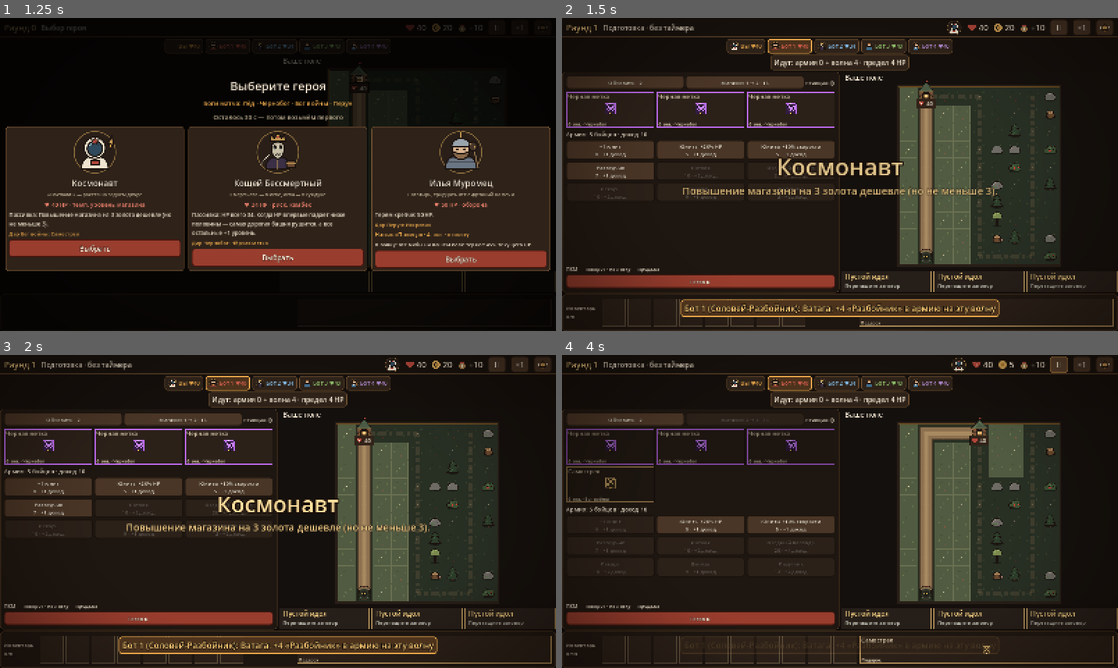
Above: before the commit, frames 1-4 (two rows, left to right).
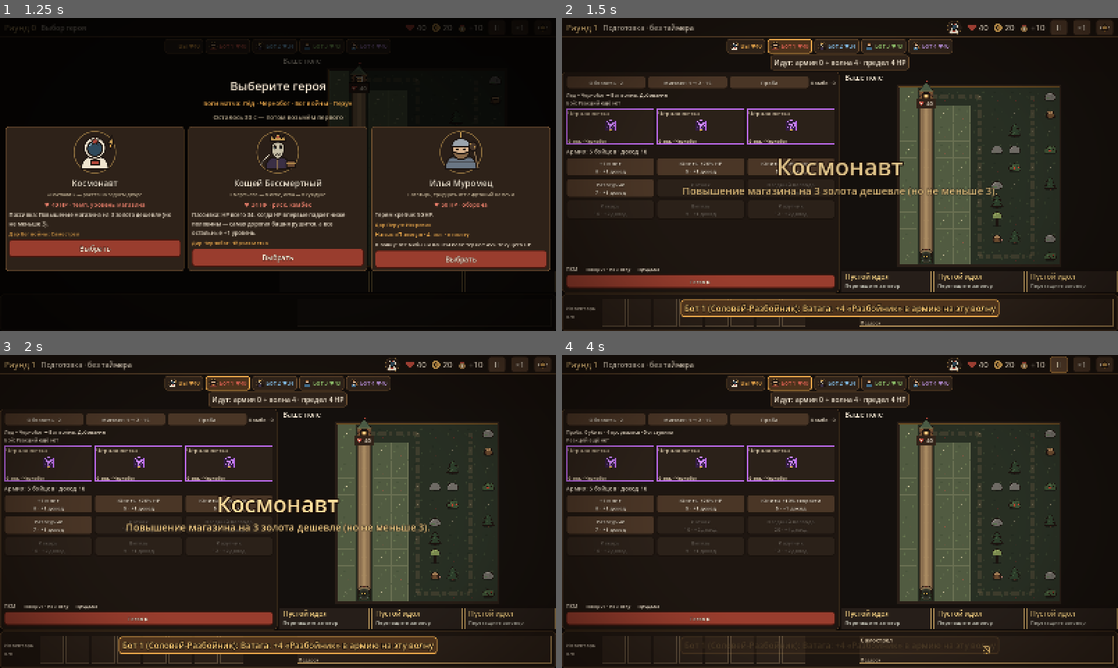
Above: after the commit, the same moments.

Repository: mewin1/godot-game
Game: Godot game, scene res://scenes/main_menu.tscn
Same seed, same stepped clock (60 frames per second), same inputs: the game is played once before the commit and once after it.
Inputs (mouse positions are in pixels of both pictures, inside the frame that each line leads up to):
- Up to frame 1 (1.25 s): click "Играть" at 0.5 s
- Up to frame 2 (1.5 s): click "Выбрать" at 1.25 s
- Up to frame 3 (2 s): no input
- Up to frame 4 (4 s): click (767, 420) at 2 s, where only the run after the commit has a clickable "Проба"; click "II" at 2.75 s; click "▶" at 3.5 s

Frame 1 is identical in both runs. In frame 2, 7.2% of the frame differs, in the area x 0-50%, y 18-64%; in frame 3, 7.2%; in frame 4, 10%, in the area x 0-83%, y 0-99%.

Commit message:
Показать сочетания драфта и добавить безопасную пробу защиты

Diff:
--- a/src/analytics/match_logger.gd
+++ b/src/analytics/match_logger.gd
@@ -6,8 +6,9 @@
 ## игра) логов не оставляют.
 ## События: match_start, round_start, command, wave_start, round_end, eliminated, match_end.
 
-const LOG_VERSION: int = 5
-
+const LOG_VERSION: int = 6
+
+var _started_msec: int = Time.get_ticks_msec()
 var _sim: MatchSim
 var _path: String = ""
 var _file: FileAccess
@@ -55,6 +56,7 @@
 func _write(event: Dictionary) -> void:
 	if _is_closed:
 		return
+	event["elapsed_msec"] = Time.get_ticks_msec() - _started_msec
 	var line: String = JSON.stringify(event)
 	if _file != null:
 		_file.store_line(line)
@@ -87,7 +89,7 @@
 				"bot_army_share": _sim.get_bot_army_share(player.index)})
 	var event: Dictionary = {"event": "match_start", "version": LOG_VERSION, "source": source,
 			"players": players, "config": _config_numbers(),
-			"active_gods": _sim.active_gods,
+			"active_gods": _sim.active_gods, "manual_preparation": _sim.config.prep_requires_ready,
 			"config_path": _sim.config.resource_path, "bot_version": BotBrain.VERSION}
 	event.merge(extra)
 	_write(event)
@@ -180,6 +182,7 @@
 		snapshot["kill_gold"] = _kill_gold[index]
 		snapshot["leaks"] = _leaks[index]
 		snapshot["army_damage"] = _sim.players[index].army_damage_dealt
+		snapshot["reactions"] = _sim.players[index].field.reaction_counts.duplicate()
 	_write({"event": "round_end", "round": round_number, "tick": _sim.tick_count,
 			"wave_ticks": _sim.phase_tick, "players": players})
 	if _is_closed or (_file == null and not _open_file()):
--- a/src/sim/curse_combat.gd
+++ b/src/sim/curse_combat.gd
@@ -13,12 +13,13 @@
 
 
 ## Лёд один раз продлевает задержку и усиливает накопленный взрыв.
-static func conserve(mob: MobState, rule: ReactionData) -> void:
+static func conserve(mob: MobState, rule: ReactionData) -> bool:
 	if mob.is_conserved or mob.curse_ticks_left <= 0:
-		return
+		return false
 	mob.is_conserved = true
 	mob.curse_ticks_left += rule.curse_extra_ticks
 	mob.curse_damage = mob.curse_damage * rule.curse_damage_percent / 100
+	return true
 
 
 ## Взрыв перескакивает на ближайшего мокрого в радиусе; равенство решает id.
--- a/src/sim/data/game_config.gd
+++ b/src/sim/data/game_config.gd
@@ -190,3 +190,14 @@
 func get_level_damage(base_damage: int, tower_level: int) -> int:
 	var index: int = clampi(tower_level, 1, level_damage_percent.size()) - 1
 	return base_damage * level_damage_percent[index] / 100
+
+
+## Общий профиль перемотки для матча и безопасной пробы защиты.
+func get_battle_speed_at(real_tick: int) -> int:
+	if not synchronized_battle:
+		return 1
+	var speed_index: int = 0
+	for threshold: int in battle_speed_thresholds:
+		if real_tick > threshold:
+			speed_index += 1
+	return battle_speeds[speed_index]
--- /dev/null
+++ b/src/sim/defense_trial.gd
@@ -0,0 +1,39 @@
+class_name DefenseTrial
+extends RefCounted
+## Бесплатная проба на отдельном поле. Не меняет деньги, HP и RNG настоящего матча.
+
+var killed: int = 0
+var breached: int = 0
+var retreated: int = 0
+var total: int = 0
+var reactions: Dictionary[StringName, int] = {}
+
+
+## Текущие башни/пассивки против известной армии и базовой волны; без активных навыков.
+static func run(sim: MatchSim, player_index: int) -> DefenseTrial:
+	var result: DefenseTrial = DefenseTrial.new()
+	var player: PlayerState = sim.players[player_index]
+	var field: FieldState = FieldState.new(sim.config, player.shop.level)
+	field.copy_towers_from(player.field)
+	field.mob_killed.connect(func(_mob: MobState) -> void: result.killed += 1)
+	field.mob_breached.connect(func(_mob: MobState) -> void: result.breached += 1)
+	var incoming: Array[MobState] = sim.build_incoming_armies(player_index)
+	result.total = WaveBuilder.build_base_wave(sim.config, sim.round_number).size() + incoming.size()
+	field.start_wave()
+	WaveBuilder.schedule_wave(sim.config, field, sim.round_number, incoming)
+	_run_battle(sim.config, field)
+	result.retreated = result.total - result.killed - result.breached
+	result.reactions = field.reaction_counts.duplicate()
+	return result
+
+
+static func _run_battle(config: GameConfig, field: FieldState) -> void:
+	var limit: int = config.battle_real_ticks if config.synchronized_battle \
+			else config.wave_max_ticks + config.wave_enrage_extra_ticks
+	for real_tick: int in range(1, limit + 1):
+		if not config.synchronized_battle and real_tick > config.wave_max_ticks:
+			field.enrage()
+		for substep: int in config.get_battle_speed_at(real_tick):
+			field.tick()
+			if field.is_wave_done():
+				return
--- a/src/sim/divine_combat.gd
+++ b/src/sim/divine_combat.gd
@@ -122,10 +122,11 @@
 			mob.freeze_ticks_left = maxi(mob.freeze_ticks_left, reaction.freeze_ticks)
 		if reaction.makes_contagious:
 			mob.is_contagious = true
+		var has_reacted: bool = true
 		if reaction.curse_extra_ticks > 0:
-			CurseCombat.conserve(mob, reaction)
-		if reaction.chain_chance_bonus == 0:
-			field.effect_played.emit(reaction.id, mob)
+			has_reacted = CurseCombat.conserve(mob, reaction)
+		if has_reacted and reaction.chain_chance_bonus == 0:
+			field.trigger_reaction(reaction.id, mob)
 	var was_burning: bool = mob.burn_ticks_left > 0
 	if was_burning:
 		damage += damage * tower.data.burning_target_bonus_percent / 100
@@ -207,7 +208,7 @@
 		if next_target == null:
 			return
 		if visited.size() == 1:
-			field.effect_played.emit(&"chain", mob)
+			field.trigger_reaction(&"chain", mob)
 		visited.append(next_target)
 		field.lightning_fired.emit(field.get_mob_position(previous),
 				field.get_mob_position(next_target))
--- a/src/sim/field_state.gd
+++ b/src/sim/field_state.gd
@@ -27,6 +27,8 @@
 var towers: Array[TowerState] = []
 var mobs: Array[MobState] = []
 var wave_tick: int = 0
+## Только наблюдение: счётчики не участвуют в исходе боя и не входят в хэш.
+var reaction_counts: Dictionary[StringName, int] = {}
 var idols: Array[IdolState] = []
 ## Время волны вышло: мобы бегут быстрее (см. GameConfig.wave_enrage_speed_percent).
 var is_enraged: bool = false
@@ -248,6 +250,7 @@
 
 
 func start_wave() -> void:
+	reaction_counts.clear()
 	wave_tick = 0
 	is_enraged = false
 	silence_ticks_left = 0
@@ -769,3 +772,9 @@
 func end_visual_step() -> void:
 	for mob: MobState in mobs:
 		mob.previous_progress = mob.visual_start_progress
+
+
+## Регистрирует настоящее срабатывание для отчёта и отображения.
+func trigger_reaction(reaction_id: StringName, mob: MobState) -> void:
+	reaction_counts[reaction_id] = reaction_counts.get(reaction_id, 0) + 1
+	effect_played.emit(reaction_id, mob)
--- a/src/sim/match_sim.gd
+++ b/src/sim/match_sim.gd
@@ -598,8 +598,4 @@
 func get_battle_speed() -> int:
 	if phase != Phase.WAVE or not config.synchronized_battle:
 		return 1
-	var speed_index: int = 0
-	for threshold: int in config.battle_speed_thresholds:
-		if phase_tick > threshold:
-			speed_index += 1
-	return config.battle_speeds[speed_index]
+	return config.get_battle_speed_at(phase_tick)
--- a/src/sim/wind_reactions.gd
+++ b/src/sim/wind_reactions.gd
@@ -27,7 +27,7 @@
 		target.wind_reaction_cooldown = maxi(target.wind_reaction_cooldown, rule.interval_ticks)
 	if mob.freeze_ticks_left <= 0 and mob.stun_ticks_left <= 0:
 		mob.progress = mini(field.get_path_end_progress(), mob.progress + rule.push_milli)
-	field.effect_played.emit(rule.id, mob)
+	field.trigger_reaction(rule.id, mob)
 
 
 static func _spread(source: MobState, target: MobState, status: StringName,
--- a/src/ui/reaction_guide.gd
+++ b/src/ui/reaction_guide.gd
@@ -13,3 +13,136 @@
 		lines.append("%s · %s" % [rule.display_name, rule.explanation])
 	lines.append("Заряд + Лёд: сосуществуют; Война связывает пары без прямой реакции.")
 	return "\n".join(lines)
+
+
+## Доступные пары и физические мосты именно этого матча, из настоящих ресурсов.
+static func draft_recipes(config: GameConfig, gods: Array[StringName]) -> PackedStringArray:
+	var result: PackedStringArray = []
+	for rule: ReactionData in config.reactions:
+		if rule.minimum_statuses >= 2:
+			_append_bridges(result, config, gods, rule)
+			continue
+		for source: StringName in gods:
+			if not _god_statuses(config, source).has(rule.required):
+				continue
+			for finisher: StringName in gods:
+				if source == finisher or not _god_elements(config, finisher).has(rule.incoming):
+					continue
+				var line: String = "%s → %s: %s" % [IdolSlot.god_name(source),
+						IdolSlot.god_name(finisher), rule.display_name]
+				if not result.has(line):
+					result.append(line)
+	_append_freeze_finishers(result, config, gods)
+	return result
+
+
+## Короткий отчёт заканчивающегося/прошлого боя, не предполагает срабатывания заранее.
+static func battle_report(config: GameConfig, counts: Dictionary[StringName, int]) -> String:
+	var parts: PackedStringArray = []
+	for rule: ReactionData in config.reactions:
+		var count: int = counts.get(rule.id, 0)
+		if count > 0:
+			parts.append("%s ×%d" % [rule.display_name, count])
+	return "Реакций ещё нет" if parts.is_empty() else " · ".join(parts)
+
+
+static func _append_bridges(result: PackedStringArray, config: GameConfig,
+		gods: Array[StringName], rule: ReactionData) -> void:
+	for finisher: StringName in gods:
+		if not _god_elements(config, finisher).has(rule.incoming):
+			continue
+		for a: int in gods.size():
+			var first: Array[StringName] = _god_statuses(config, gods[a])
+			if first.is_empty() or gods[a] == finisher:
+				continue
+			for b: int in range(a + 1, gods.size()):
+				var second: Array[StringName] = _god_statuses(config, gods[b])
+				if second.is_empty() or gods[b] == finisher or first[0] == second[0]:
+					continue
+				if not _can_keep_both(config, gods[a], gods[b]):
+					continue
+				result.append("%s + %s → %s: %s" % [IdolSlot.god_name(gods[a]),
+						IdolSlot.god_name(gods[b]), IdolSlot.god_name(finisher), rule.display_name])
+
+
+static func _god_statuses(config: GameConfig, god: StringName) -> Array[StringName]:
+	var result: Array[StringName] = []
+	for tower: TowerData in config.towers:
+		if tower.god != god:
+			continue
+		if tower.wet_ticks > 0 and not result.has(&"wet"):
+			result.append(&"wet")
+		if tower.burn_percent > 0 and not result.has(&"burn"):
+			result.append(&"burn")
+		if tower.charge_ticks > 0 and not result.has(&"charge"):
+			result.append(&"charge")
+		if tower.cold_ticks > 0 and not result.has(&"cold"):
+			result.append(&"cold")
+		if tower.curse_ticks > 0 and not result.has(&"curse"):
+			result.append(&"curse")
+	return result
+
+
+static func _god_elements(config: GameConfig, god: StringName) -> Array[StringName]:
+	var result: Array[StringName] = []
+	for tower: TowerData in config.towers:
+		if tower.god == god:
+			for tag: StringName in tower.tags:
+				if not result.has(tag):
+					result.append(tag)
+	return result
+
+
+## Только сочетания этого драфта; объясняет, когда ветер даёт один контроль.
+static func draft_text(config: GameConfig, gods: Array[StringName]) -> String:
+	var recipes: PackedStringArray = draft_recipes(config, gods)
+	var lines: PackedStringArray = ["СОЧЕТАНИЯ ЭТОГО МАТЧА"]
+	lines.append_array(recipes)
+	for god: StringName in gods:
+		if not _god_elements(config, god).has(&"wind"):
+			continue
+		var has_recipe: bool = false
+		for recipe: String in recipes:
+			has_recipe = has_recipe or recipe.contains(IdolSlot.god_name(god))
+		if not has_recipe:
+			lines.append("%s: только контроль; огня, воды и холода для разноса нет." %
+					IdolSlot.god_name(god))
+	for rule: ReactionData in config.reactions:
+		for recipe: String in recipes:
+			if recipe.ends_with(": " + rule.display_name):
+				lines.append(rule.explanation)
+				break
+	lines.append("Порядок попаданий важен. Третий статус не накладывается.")
+	return "\n".join(lines)
+
+
+static func _can_keep_both(config: GameConfig, first: StringName, second: StringName) -> bool:
+	for source: StringName in [first, second]:
+		var hitter: StringName = second if source == first else first
+		for tag: StringName in _god_elements(config, hitter):
+			var rule: ReactionData = ReactionResolver.resolve(tag, _god_statuses(config, source),
+					config.reactions)
+			if rule != null and (not rule.consume.is_empty() or rule.freeze_ticks > 0):
+				return false
+	return true
+
+
+static func _append_freeze_finishers(result: PackedStringArray, config: GameConfig,
+		gods: Array[StringName]) -> void:
+	for freezing: ReactionData in config.reactions:
+		if freezing.freeze_ticks <= 0:
+			continue
+		for breaking: ReactionData in config.reactions:
+			if breaking.required != &"frozen":
+				continue
+			for source: StringName in gods:
+				if not _god_statuses(config, source).has(freezing.required):
+					continue
+				for freezer: StringName in gods:
+					if not _god_elements(config, freezer).has(freezing.incoming):
+						continue
+					for finisher: StringName in gods:
+						if _god_elements(config, finisher).has(breaking.incoming):
+							result.append("%s → %s → %s: %s" % [IdolSlot.god_name(source),
+									IdolSlot.god_name(freezer), IdolSlot.god_name(finisher),
+									breaking.display_name])
--- a/src/ui/shop_panel.gd
+++ b/src/ui/shop_panel.gd
@@ -17,9 +17,15 @@
 var _buff_buttons: Array[Button] = []
 var _discover_buttons: Array[Button] = []
 var _ready: Button
+var _trial_button: Button
 var _reroll: Button
 var _upgrade: Button
 var _reaction_help: Label
+var _strategy_summary: Label
+var _recipe_hint: String = ""
+var _last_reaction_report: String = ""
+var _first_recipe: String = ""
+var _has_trial_report: bool = false
 
 
 func _init() -> void:
@@ -32,11 +38,18 @@
 	_upgrade = _button("Магазин", _on_upgrade)
 	actions.add_child(_reroll)
 	actions.add_child(_upgrade)
+	_trial_button = _button("Проба", _on_trial)
+	_trial_button.tooltip_text = "Бесплатно испытать текущую защиту без потери HP и золота. Активные навыки не учитываются."
+	actions.add_child(_trial_button)
 	_reaction_help = _label("Реакции ⓘ", 15)
 	_reaction_help.autowrap_mode = TextServer.AUTOWRAP_OFF
 	_reaction_help.vertical_alignment = VERTICAL_ALIGNMENT_CENTER
 	_reaction_help.mouse_filter = Control.MOUSE_FILTER_STOP
 	actions.add_child(_reaction_help)
+	_strategy_summary = _label("", 14)
+	_strategy_summary.mouse_filter = Control.MOUSE_FILTER_STOP
+	_strategy_summary.max_lines_visible = 2
+	box.add_child(_strategy_summary)
 	_offer_grid = GridContainer.new()
 	_offer_grid.columns = 3
 	_offer_grid.add_theme_constant_override("h_separation", 5)
@@ -68,7 +81,13 @@
 func setup(sim: MatchSim, player: PlayerState) -> void:
 	_sim = sim
 	_player = player
-	_reaction_help.tooltip_text = ReactionGuide.text(sim.config)
+	_recipe_hint = ReactionGuide.draft_text(sim.config, sim.active_gods)
+	_reaction_help.text = "Сочетания ⓘ"
+	_reaction_help.tooltip_text = _recipe_hint
+	var recipes: PackedStringArray = ReactionGuide.draft_recipes(sim.config, sim.active_gods)
+	_first_recipe = recipes[0] if not recipes.is_empty() else "Соберите пару богов"
+	_strategy_summary.text = _first_recipe
+	_strategy_summary.tooltip_text = _recipe_hint
 	for i: int in sim.config.army_upgrades.size():
 		var button: Button = _button("", _on_army.bind(i))
 		_army_grid.add_child(button)
@@ -79,6 +98,20 @@
 func refresh(selected_tower: TowerState) -> void:
 	if _player == null:
 		return
+	_trial_button.disabled = _sim.phase != MatchSim.Phase.PREP
+	var report: String = ReactionGuide.battle_report(_sim.config, _player.field.reaction_counts)
+	if _sim.phase == MatchSim.Phase.WAVE:
+		_has_trial_report = false
+	if report != _last_reaction_report:
+		_last_reaction_report = report
+		var total_count: int = 0
+		for count: int in _player.field.reaction_counts.values():
+			total_count += count
+		_reaction_help.text = "Комбо · %d" % total_count
+		if not _has_trial_report:
+			_strategy_summary.text = _first_recipe + "\nБой: " + report
+		_reaction_help.tooltip_text = _recipe_hint + "\n\nЭТОТ БОЙ: " + report
+		_strategy_summary.tooltip_text = _reaction_help.tooltip_text
 	_offer_grid.columns = 4 if _player.shop.offers.size() > 6 else 3
 	while _cards.size() < _player.shop.offers.size():
 		var card: OfferCard = OfferCard.new()
@@ -268,3 +301,16 @@
 
 func _on_discover(index: int) -> void:
 	command_requested.emit(ChooseDiscoverCommand.new(index))
+
+
+func _on_trial() -> void:
+	if _sim == null or _sim.phase != MatchSim.Phase.PREP:
+		return
+	_has_trial_report = true
+	var trial: DefenseTrial = DefenseTrial.run(_sim, _player.index)
+	_strategy_summary.text = "Проба: %d убито · %d прорвалось · %d отступило\n%s" % [
+			trial.killed, trial.breached, trial.retreated,
+			ReactionGuide.battle_report(_sim.config, trial.reactions)]
+	_strategy_summary.tooltip_text = _recipe_hint + "\n\nПОСЛЕДНЯЯ ПРОБА: " + \
+			ReactionGuide.battle_report(_sim.config, trial.reactions) + \
+			"\nБез активных навыков. После перестановки повторите пробу."
--- /dev/null
+++ b/tests/unit/test_defense_trial.gd
@@ -0,0 +1,37 @@
+extends GutTest
+## Проба использует настоящую симуляцию, но не даёт менять исход/награды матча.
+
+
+func test_trial_repeatable_and_does_not_change_match_hash_or_rewards() -> void:
+	var config: GameConfig = load("res://data/game_config.tres") as GameConfig
+	var sim: MatchSim = MatchSim.new(config, 713, 2, 2)
+	sim.start()
+	var before: int = sim.state_hash()
+	var gold: int = sim.players[0].gold
+	var hp: int = sim.players[0].hero_hp
+	var first: DefenseTrial = DefenseTrial.run(sim, 0)
+	var second: DefenseTrial = DefenseTrial.run(sim, 0)
+	assert_eq(sim.state_hash(), before)
+	assert_eq(sim.players[0].gold, gold)
+	assert_eq(sim.players[0].hero_hp, hp)
+	assert_eq(sim.phase, MatchSim.Phase.PREP)
+	assert_eq(first.breached, config.wave_base_count)
+	assert_eq(first.breached, second.breached)
+	assert_eq(first.reactions, second.reactions)
+	assert_eq(first.killed + first.breached + first.retreated, first.total)
+
+
+func test_trial_copies_upgrades_idols_and_can_show_successful_defense() -> void:
+	var config: GameConfig = load("res://data/game_config.tres") as GameConfig
+	var sim: MatchSim = MatchSim.new(config, 713, 2, 2)
+	sim.start()
+	var tower: TowerData = load("res://data/towers/spark.tres") as TowerData
+	var brain: BotBrain = BotBrain.new(0)
+	for i: int in 3:
+		var spot: Vector3i = brain.find_best_spot(sim.players[0].field, tower)
+		sim.players[0].field.add_tower(tower, Vector2i(spot.x, spot.y), spot.z)
+	var before: int = sim.state_hash()
+	var result: DefenseTrial = DefenseTrial.run(sim, 0)
+	assert_eq(result.breached, 0)
+	assert_eq(result.killed, config.wave_base_count)
+	assert_eq(sim.state_hash(), before)
--- /dev/null
+++ b/tests/unit/test_reaction_readability.gd
@@ -0,0 +1,54 @@
+extends GutTest
+## Подсказка выводится из реального драфта, счётчики отражают настоящие эффекты.
+
+var _config: GameConfig
+
+
+func before_each() -> void:
+	_config = load("res://data/game_config.tres") as GameConfig
+
+
+func test_live_draft_explains_physical_bridge_and_wind_without_synergy() -> void:
+	var gods: Array[StringName] = [&"perun", &"stribog", &"war", &"curse"]
+	var hint: String = ReactionGuide.draft_text(_config, gods)
+	assert_true(hint.contains("Перун + Чернобог → Бог войны: Добивание"))
+	assert_true(hint.contains("Стрибог: только контроль"))
+	assert_false(hint.contains("Пар ·"))
+	assert_false(hint.contains("Таяние"))
+
+
+func test_counters_register_damage_reaction_and_reset_at_next_wave() -> void:
+	var field: FieldState = FieldState.new(_config, 3, 51)
+	var tower: TowerState = field.add_tower(
+			load("res://data/towers/brazier.tres") as TowerData, Vector2i(2, 4), 0)
+	var mob: MobState = MobState.create(_config.wave_mob)
+	mob.hp = 1000
+	mob.wet_ticks_left = 60
+	DivineCombat.hit(field, tower, mob, 100)
+	var steam_count: int = field.reaction_counts.get(&"steam", 0)
+	assert_eq(steam_count, 1)
+	assert_true(ReactionGuide.battle_report(_config, field.reaction_counts).contains("Пар ×1"))
+	field.start_wave()
+	assert_true(field.reaction_counts.is_empty())
+
+
+func test_conservation_is_not_counted_repeatedly_after_first_amplification() -> void:
+	var field: FieldState = FieldState.new(_config, 3, 51)
+	var tower: TowerState = field.add_tower(
+			load("res://data/towers/rime.tres") as TowerData, Vector2i(2, 4), 0)
+	var mob: MobState = MobState.create(_config.wave_mob)
+	mob.hp = 1000
+	mob.curse_ticks_left = 60
+	mob.curse_damage = 20
+	for i: int in 3:
+		DivineCombat.hit(field, tower, mob, 8)
+	var conserved_count: int = field.reaction_counts.get(&"conservation", 0)
+	assert_eq(conserved_count, 1)
+
+
+
+func test_water_ice_war_explains_shatter_instead_of_spending_nonexistent_second_mark() -> void:
+	var gods: Array[StringName] = [&"water", &"ice", &"war", &"curse"]
+	var hint: String = ReactionGuide.draft_text(_config, gods)
+	assert_true(hint.contains("Вода → Лёд → Бог войны: Раскол"))
+	assert_false(hint.contains("Вода + Лёд → Бог войны: Добивание"))
--- a/tools/rework_smoke.gd
+++ b/tools/rework_smoke.gd
@@ -163,6 +163,12 @@
 	sim.tick()
 	assert(player.reserve.size() == before_count - 1, "Сброс из резерва на лавку продаёт")
 
+	var before_trial: int = sim.state_hash()
+	shop._on_trial()
+	assert(sim.state_hash() == before_trial, "Проба не меняет настоящий матч")
+	assert(shop._strategy_summary.text.begins_with("Проба:"))
+	_check_layout(scene)
+
 	# Даже при завершённых своём и встречном полях камера не прыгает на третьего игрока.
 	player.is_ready = true
 	sim.tick()
Not shown, added: src/sim/defense_trial.gd.uid
Not shown, added: tests/unit/test_defense_trial.gd.uid
Not shown, added: tests/unit/test_reaction_readability.gd.uid
Not shown, changed: docs/20_gameplay_overnight.md
Not shown, changed: memory/CURRENT.md
Not shown, changed: memory/sessions/2026-10-31.md
